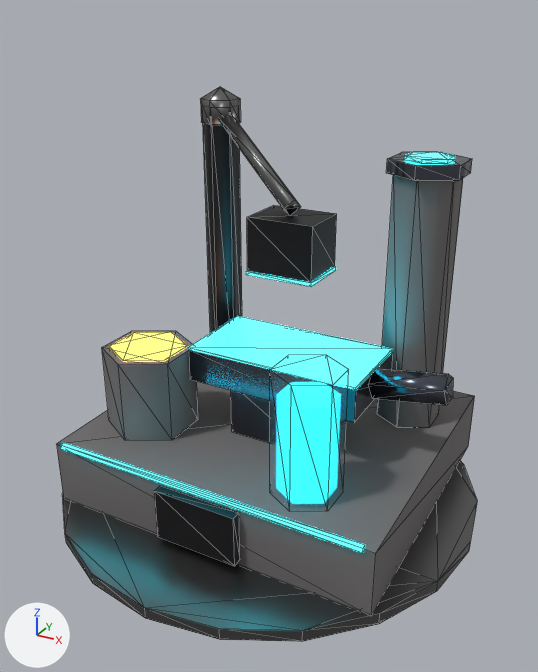
One commit to the glTF model assets/kit/skins/Forge_Anvil.glb: the scene before it, then after it.
Both versions are drawn from a 50 mm camera at (3.44, -6.26, 5.08) aimed at (0.09, -0.17, 2.03). The lights are fixed; the arrows at lower left show +X, +Y and +Z. The first picture is the older version. Mesh edges are drawn as thin lines. Vertices at exactly the same position are counted once.

In view in the first picture: 'Forge_Anvil'.
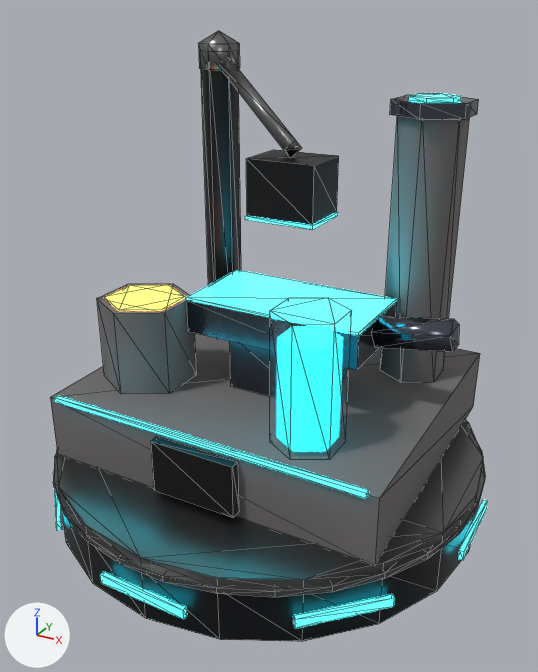
Location of each change, [x1, y1, x2, y2] in pixels of the pictures (538 x 672 px; the box of a moved part takes in the faces that stretch with it):
'Forge_Anvil', reshaped (10% taller): before [56, 87, 477, 642]; after [50, 30, 488, 642]
part 1 of me_forge_anvil, moved or reshaped: before [203, 123, 242, 333]; after [201, 69, 241, 285]
part 2 of me_forge_anvil, moved or reshaped: before [200, 87, 241, 125]; after [198, 30, 240, 70]
part 3 of me_forge_anvil, moved or reshaped: before [219, 112, 301, 215]; after [218, 56, 302, 157]
part 4 of me_forge_anvil, moved or reshaped: before [60, 442, 365, 553]; after [54, 395, 369, 498]
part 5 of me_forge_anvil, moved or reshaped: before [188, 316, 393, 423]; after [186, 270, 397, 370]
part 6 of me_forge_anvil, moved or reshaped: before [246, 266, 336, 287]; after [245, 212, 338, 230]
part 7 of me_forge_anvil, moved or reshaped: before [404, 152, 455, 163]; after [409, 93, 461, 102]
part 8 of me_forge_anvil, added: after [458, 500, 488, 560]
part 9 of me_forge_anvil, added: after [100, 572, 187, 619]
part 10 of me_forge_anvil, moved or reshaped: before [154, 486, 240, 566]; after [151, 437, 239, 518]
part 11 of me_forge_anvil, moved or reshaped: before [270, 355, 349, 512]; after [270, 298, 352, 460]
part 12 of me_forge_anvil, moved or reshaped: before [109, 332, 188, 362]; after [104, 285, 185, 311]
part 13 of me_forge_anvil, moved or reshaped: before [231, 390, 270, 443]; after [230, 341, 270, 396]
part 14 of me_forge_anvil, moved or reshaped: before [369, 368, 453, 405]; after [372, 316, 459, 352]
part 15 of me_forge_anvil, moved or reshaped: before [386, 152, 472, 181]; after [390, 95, 479, 120]
part 16 of me_forge_anvil, moved or reshaped: before [56, 381, 475, 615]; after [50, 333, 480, 564]
part 17 of me_forge_anvil, moved or reshaped: before [102, 331, 198, 441]; after [97, 284, 196, 394]
part 18 of me_forge_anvil, moved or reshaped: before [377, 175, 463, 428]; after [380, 116, 469, 383]
part 19 of me_forge_anvil, built on: before [62, 461, 477, 642]; after [53, 420, 486, 642]
part 20 of me_forge_anvil, moved or reshaped: before [247, 205, 337, 282]; after [246, 150, 339, 225]

What changed in the scene script:
```text
Add mat_os_plate:
    mat_os_plate = principled_material('OS_Plate')
    mat_os_plate.base_color = (0.085, 0.09, 0.095)  # dark grey #525557
    mat_os_plate.metallic = 0.75
    mat_os_plate.roughness = 0.55
Change me_forge_anvil:
    used by ob_forge_anvil; location = (0.0, 0.0, 0.0)
    remove me_forge_anvil.from_pydata(...)  # 228 vertices, 384 faces; spans x -2.3..2.3, y -2.3..2.3, z 0.06..4.31
    add me_forge_anvil.from_pydata(...)  # 610 vertices, 1132 faces; spans x -2.34..2.34, y -2.34..2.34, z 0.06..4.87
    me_forge_anvil part 1: the loose piece of 12 vertices spanning x -1.27..-0.93, y 0.7..1.1, z 0.81..4.11 is moved by (0.0, 0.0, 0.56)
    me_forge_anvil part 2: the loose piece of 14 vertices spanning x -1.29..-0.91, y 0.68..1.12, z 3.81..4.31 is moved by (0.0, 0.0, 0.56)
    me_forge_anvil part 3: the loose piece of 8 vertices spanning x -1.15..0.25, y 0.01..0.99, z 3.22..4.15 is moved by (0.0, 0.0, 0.56)
    me_forge_anvil part 4: the loose piece of 8 vertices spanning x -1.7..1.7, y -1.44..-1.39, z 0.86..0.9 is moved by (0.0, 0.0, 0.56)
    me_forge_anvil part 5: the loose piece of 12 vertices spanning x -0.75..1.15, y -0.4..0.6, z 1.44..1.81 is moved by (0.0, 0.0, 0.56)
    me_forge_anvil part 6: the loose piece of 8 vertices spanning x -0.16..0.56, y -0.19..0.38, z 2.65..2.69 is moved by (0.0, 0.0, 0.56)
    me_forge_anvil part 7: the loose piece of 12 vertices spanning x 1.03..1.47, y 0.75..1.25, z 3.72..3.76 is moved by (0.0, 0.0, 0.56)
    me_forge_anvil part 8: a new loose piece, a box spanning x 2.29..2.34, y -0.452..0.452, z 0.3..0.4, in mat_os_light_a (cyan #2ee6ff, glowing cyan #2ee6ff)
    me_forge_anvil part 9: a new loose piece, a box spanning x -0.452..0.452, y -2.34..-2.29, z 0.3..0.4, in mat_os_light_a (cyan #2ee6ff, glowing cyan #2ee6ff)
    me_forge_anvil part 10: the loose piece of 8 vertices spanning x -0.45..0.45, y -1.5..-1.4, z 0.23..0.78 is moved by (0.0, 0.0, 0.56)
    me_forge_anvil part 11: the loose piece of 12 vertices spanning x 0.6..1.2, y -1.25..-0.55, z 0.86..2.16 is moved by (0.0, 0.0, 0.56)
    me_forge_anvil part 12: the loose piece of 12 vertices spanning x -1.56..-0.84, y -0.92..-0.08, z 1.71..1.77 is moved by (0.0, 0.0, 0.56)
    me_forge_anvil part 13: the loose piece of 8 vertices spanning x -0.3..0.7, y -0.3..0.5, z 0.86..1.46 is moved by (0.0, 0.0, 0.56)
    me_forge_anvil part 14: the loose piece of 10 vertices spanning x 1.12..1.92, y -0.05..0.25, z 1.51..1.92 is moved by (0.0, 0.0, 0.56)
    me_forge_anvil part 15: the loose piece of 12 vertices spanning x 0.89..1.61, y 0.58..1.42, z 3.59..3.73 is moved by (0.0, 0.0, 0.56)
    me_forge_anvil part 16: the loose piece of 8 vertices spanning x -1.8..1.8, y -1.4..1.8, z 0.16..0.86 is moved by (0.0, 0.0, 0.56)
    me_forge_anvil part 17: the loose piece of 12 vertices spanning x -1.63..-0.77, y -1.0..0.0, z 0.86..1.76 is moved by (0.0, 0.0, 0.56)
    me_forge_anvil part 18: the loose piece of 12 vertices spanning x 0.95..1.55, y 0.65..1.35, z 0.86..3.66 is moved by (0.0, 0.0, 0.56)
    me_forge_anvil part 19: 20 vertices removed from x -2.3..2.3, y -2.3..2.3, z 0.18; 332 vertices added at x -2.33..2.33, y -2.32..2.32, z 0.3..0.74
    me_forge_anvil part 20: 4 vertices moved within x -0.15..0.55, y -0.18..0.38, z 3.24; 4 vertices removed from x -0.15..0.55, y -0.18..0.38, z 2.68; 4 vertices added at x -0.15..0.55, y -0.18..0.38, z 3.8
    other edits to the shape of me_forge_anvil do not show in these pictures
    add me_forge_anvil.materials.append(mat_os_plate)  # dark grey #525557
```
